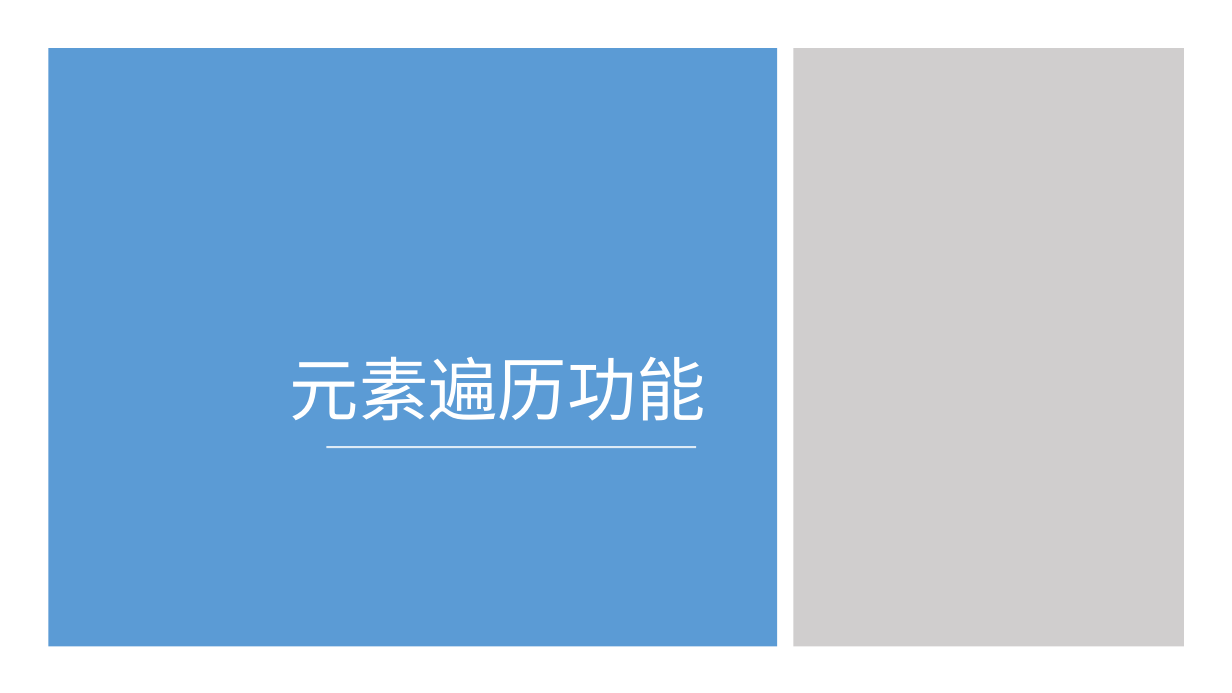
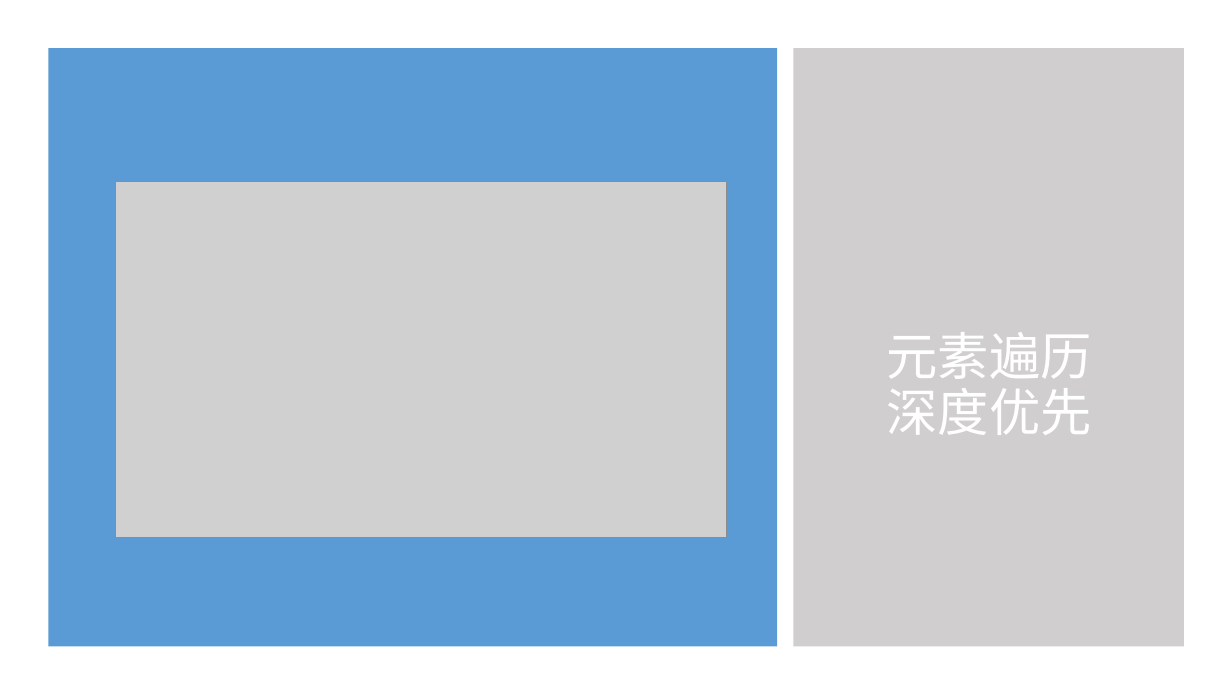
Before and after one commit to lgxqf/UICrawler, a slide deck: slide 6 of doc/UICrawler.pptx. Drawn at 1232x693 pixels with LibreOffice and Linux fonts; fonts in the diff are those of the drawing; grey boxes stand for pictures. Boxes give left, top, right and bottom in pixels: in the first picture for what was removed or moved away, otherwise in the second. Text is boxed around its words. In the diff, an @@ line names an element or a change of style, - is before the commit and + after.

```diff
--- a/doc/UICrawler.pptx
+++ b/doc/UICrawler.pptx
@@ picture added at [116, 181, 726, 538] @@
@@ title at [887, 332, 1092, 435]: text changed; size 54 to 40 pt @@
-元素遍历功能
+元素遍历
+深度优先
@@ line removed from (326, 447) to (696, 447) @@
```
Also in this commit, not shown: 1 other slide changed, 8 slides added, 1 other file.
